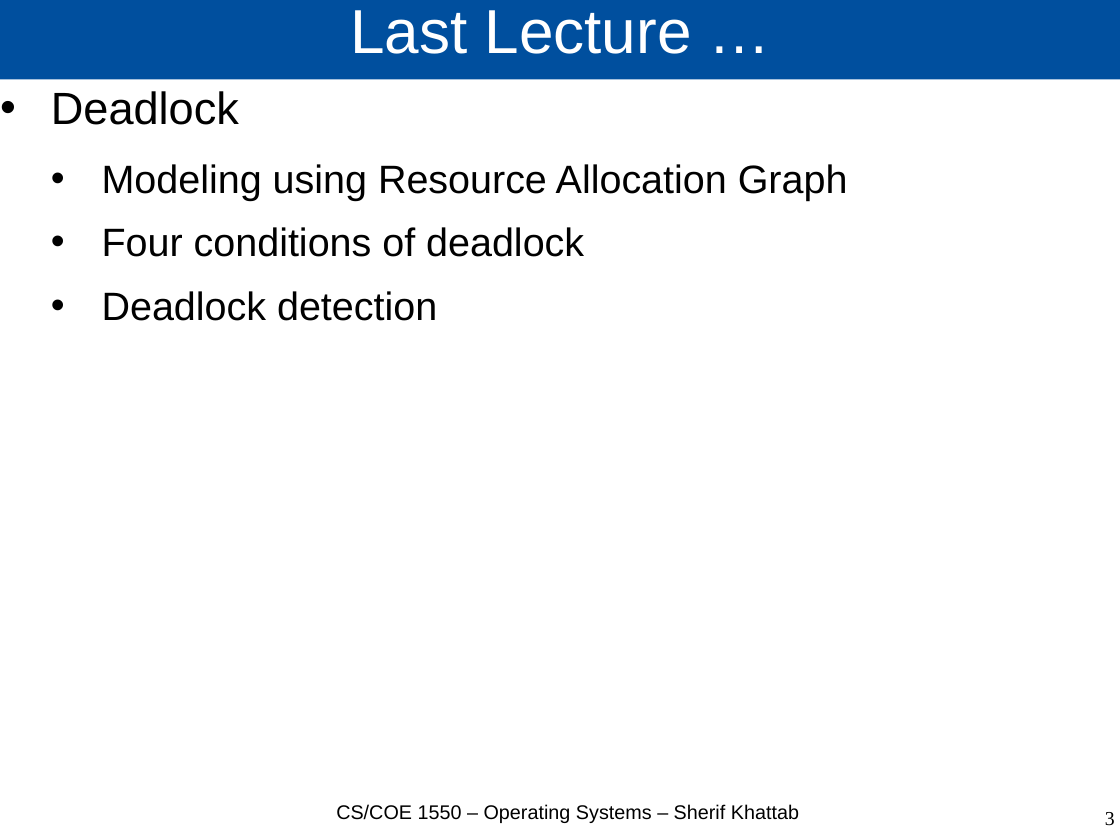
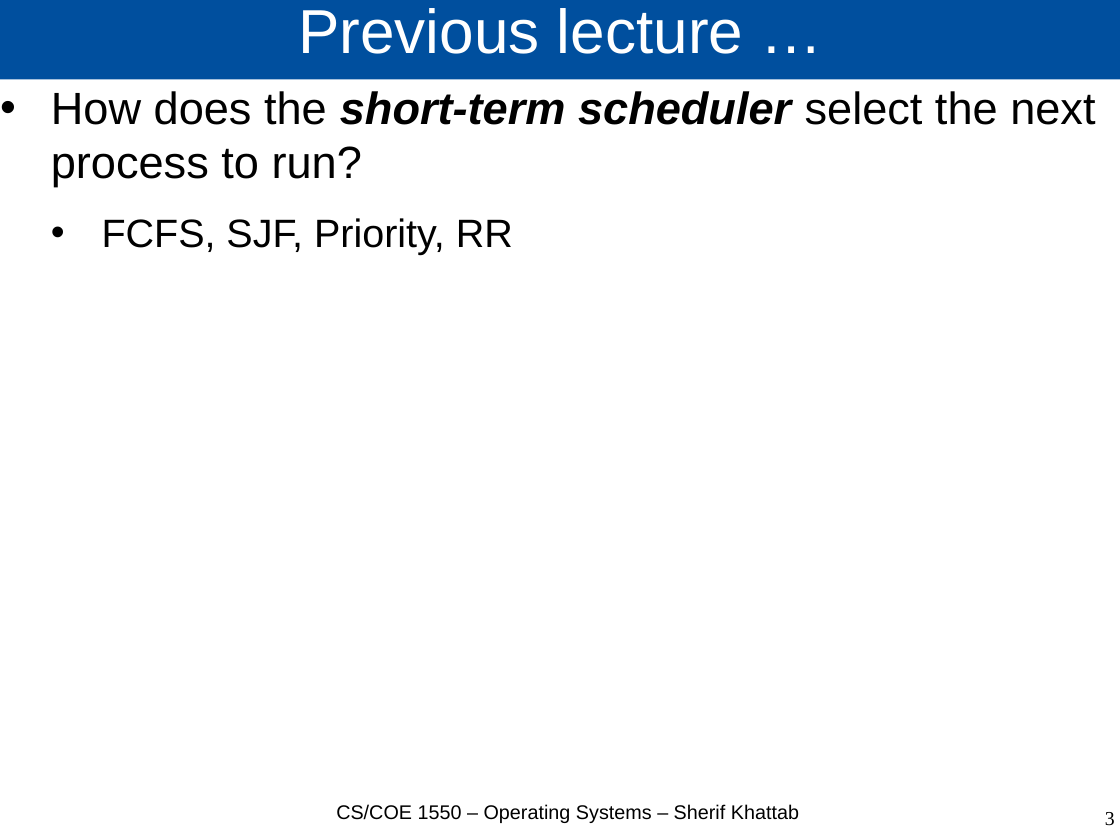
Before and after one commit to cs1550-2224/cs1550-code-handouts, a slide deck: slide 3 of DraftSlides/Lecture13.pptx. Drawn at 1120x840 pixels with LibreOffice and Linux fonts; fonts in the diff are those of the drawing. Boxes give left, top, right and bottom in pixels: in the first picture for what was removed or moved away, otherwise in the second. Text is boxed around its words. In the diff, an @@ line names an element or a change of style, - is before the commit and + after.

```diff
--- a/DraftSlides/Lecture13.pptx
+++ b/DraftSlides/Lecture13.pptx
@@ title at [298, 8, 743, 54]: text changed @@
-Last Lecture …
+Previous lecture …
@@ text at [51, 91, 1095, 255]: text changed; size 28 to 32 pt @@
-• Deadlock
-  • Modeling using Resource Allocation Graph
-  • Four conditions of deadlock
-  • Deadlock detection
+• How does the short-term scheduler select the next process to run?
+  • FCFS, SJF, Priority, RR
```
Also in this commit, not shown: 28 other slides changed, 4 slides added, 25 slides removed, 7 other files.
